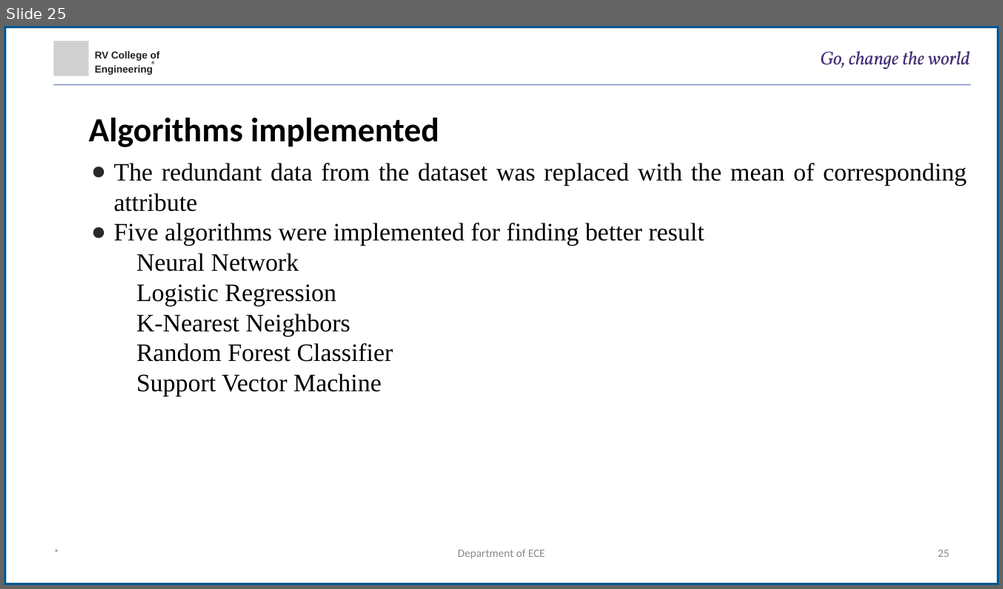
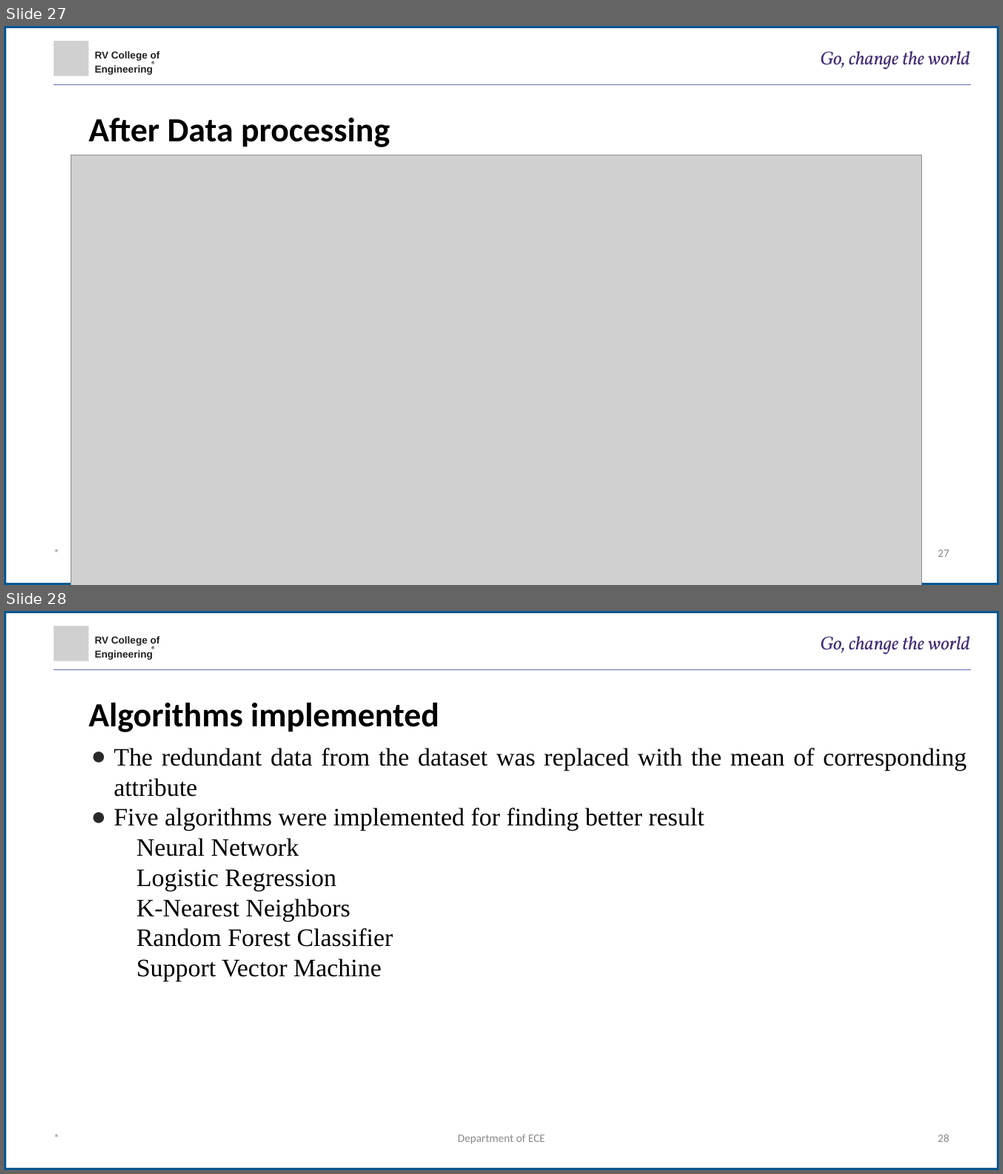
Before and after one commit to mayurraj876/Diabetes-Prediction, a slide deck: PPT and Synopsis/Minor Project .pptx. Shown one above the other, each under a label of ours: slide 25 before the commit, slides 27 and 28 after it. The pictures are 1003x589 and 1003x1174 pixels, drawn with LibreOffice and Linux fonts; fonts in the diff are those of the drawing; grey boxes stand for pictures. Boxes give left, top, right and bottom in pixels: in the first picture for what was removed or moved away, otherwise in the second. Text is boxed around its words. In the diff, an @@ line names an element or a change of style, - is before the commit and + after.

```diff
--- a/PPT and Synopsis/Minor Project .pptx
+++ b/PPT and Synopsis/Minor Project .pptx
@@ slide 27 added at <box>4,26,999,585</box>, background #FFFFFF @@
@@ rectangle added at <box>4,26,999,585</box>, fill #FFFFFF, outline #005893 6 pt @@
@@ picture added at <box>54,41,88,76</box> @@
@@ text added at <box>95,51,160,75</box>, 16 pt, text #231F20, bold @@
+RV College of
+Engineering
@@ freeform shape added at <box>151,62,154,64</box>, fill #231F20 @@
@@ freeform shape added at <box>152,62,153,63</box>, fill #231F20 @@
@@ title added at <box>819,51,970,70</box>, 30 pt, text #422C75, italic @@
+Go, change the world
@@ freeform shape added at <box>54,84,970,84</box>, outline #5E6DB3 1.24 pt @@
@@ text added at <box>88,118,390,147</box>, 54 pt, text #000000, bold @@
+After Data processing
@@ picture added at <box>71,156,921,585</box> @@
@@ rectangle added at <box>91,156,967,187</box>, fill #FFFFFF @@
@@ text added at <box>54,546,282,574</box>, 18 pt, text #898989 @@
+*
@@ page number added at <box>937,550,948,557</box>, 18 pt, text #898989 @@
+27
@@ what was slide 25 is now slide 28 @@
@@ page number at <box>937,1134,948,1142</box>: text changed @@
-25
+28
```
Also in this commit, not shown: 2 slides changed, 2 other slides added, 2 other files.
